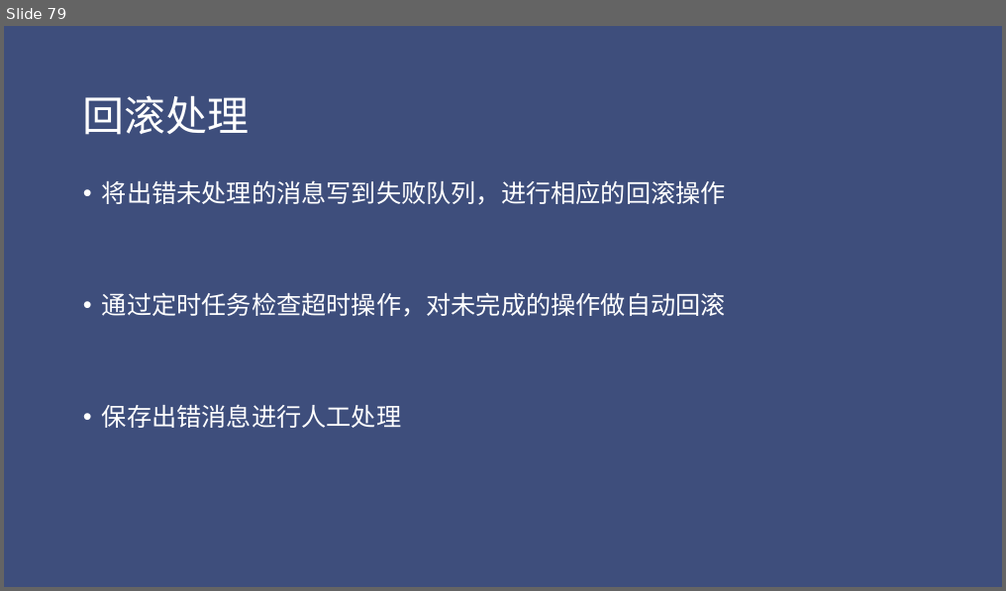
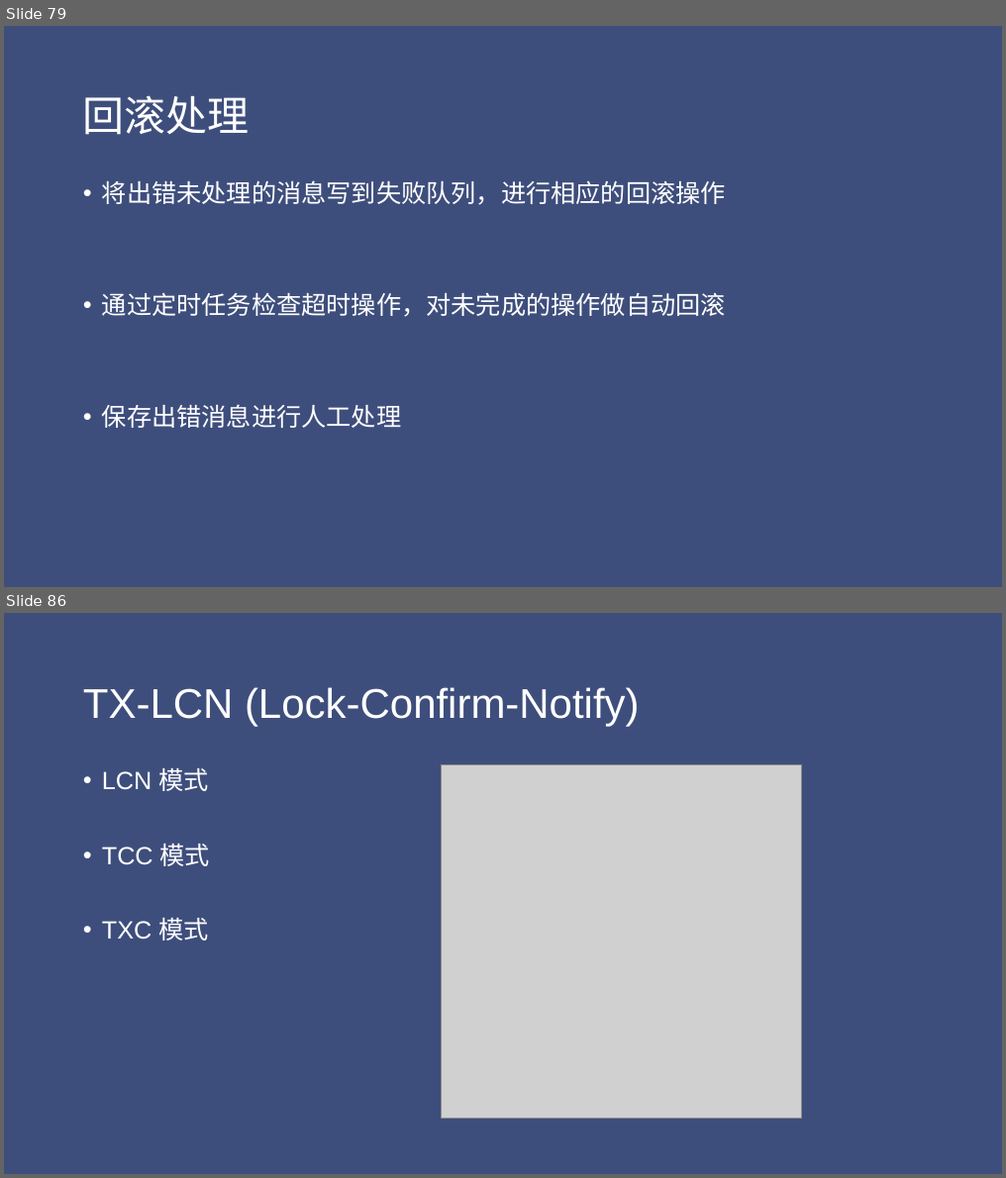
Before and after one commit to jungle0127/springcloudstudy, a slide deck: docs/distributedsystemtransaction.pptx. Shown one above the other, each under a label of ours: slide 79 before the commit, slides 79 and 86 after it; the slides between them are not shown. The pictures are 1006x591 and 1006x1178 pixels, drawn with LibreOffice and Linux fonts; fonts in the diff are those of the drawing; grey boxes stand for pictures. Boxes give left, top, right and bottom in pixels: in the first picture for what was removed or moved away, otherwise in the second. Text is boxed around its words. In the diff, an @@ line names an element or a change of style, - is before the commit and + after.

```diff
--- a/docs/distributedsystemtransaction.pptx
+++ b/docs/distributedsystemtransaction.pptx
@@ slide 86 added at [4, 613, 1002, 1174], background #3E4E7C @@
@@ title added at [83, 687, 640, 726], 40 pt, text #FFFFFF @@
+TX-LCN (Lock-Confirm-Notify)
@@ text added at [102, 768, 210, 941], 24 pt, text #FFFFFF @@
+• LCN 模式
+• TCC 模式
+• TXC 模式
@@ picture added at [442, 765, 801, 1118] @@
```
Also in this commit, not shown: 6 slides changed, 6 other slides added, 1 slide removed, 9 other files.
